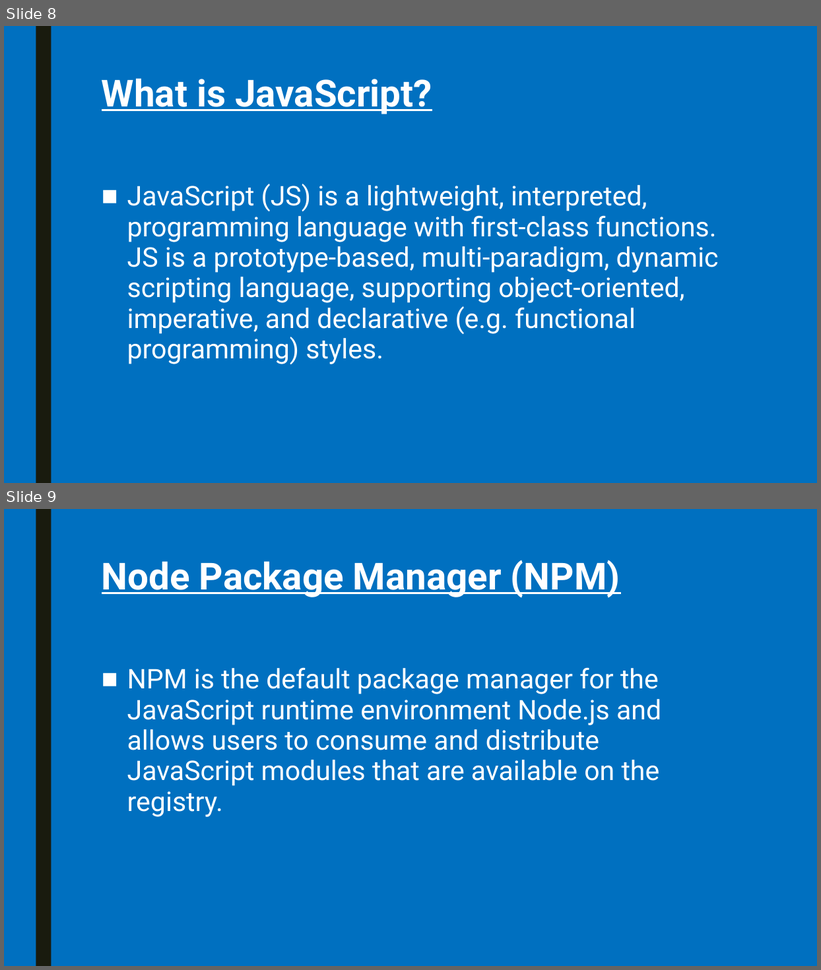
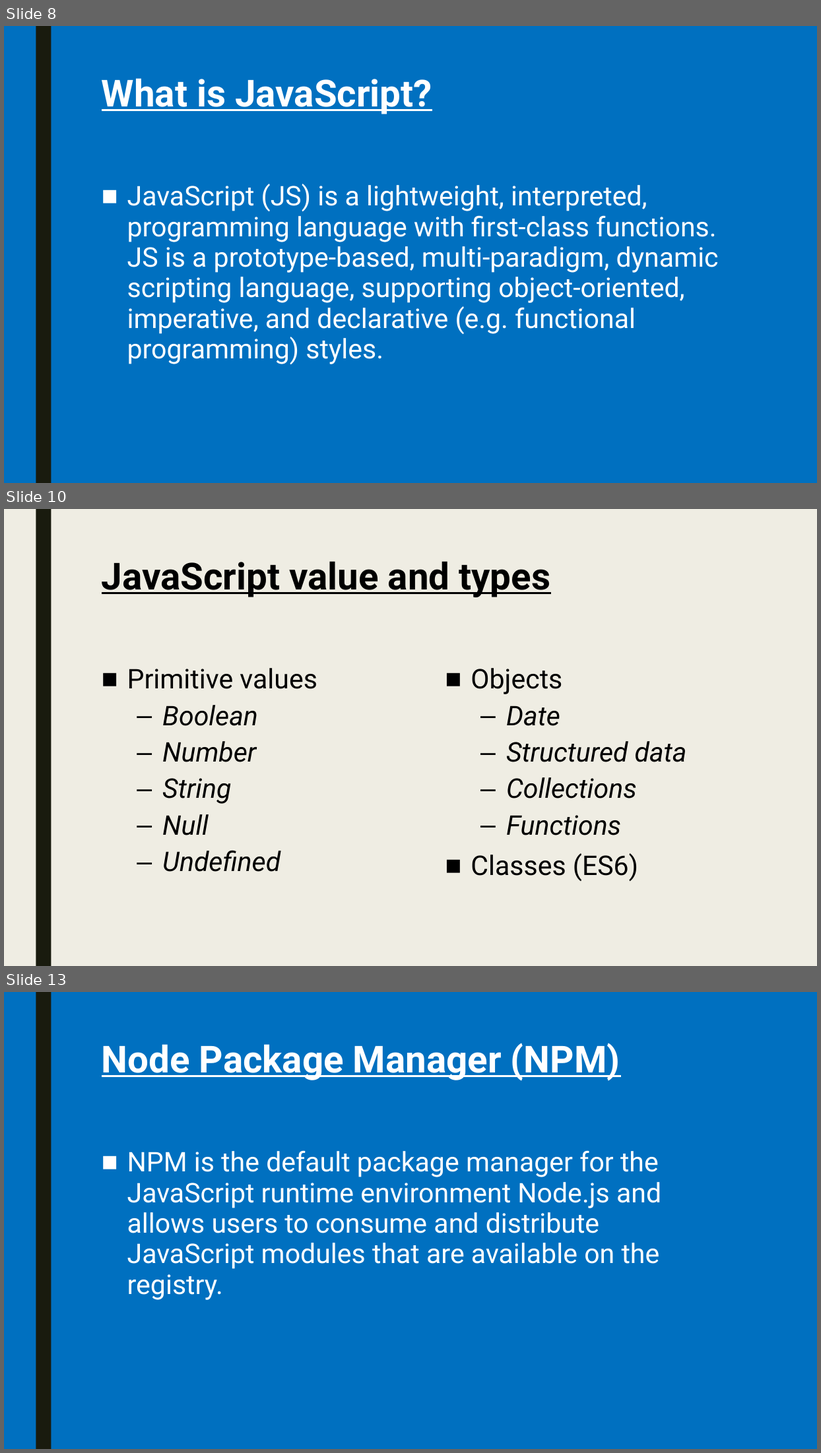
Before and after one commit to pkyurkchiev/mean-stack, a slide deck: slides/NodeJS.pptx. Shown one above the other, each under a label of ours: slides 8 and 9 before the commit, slides 8, 10 and 13 after it; the slides between them are not shown. The pictures are 821x970 and 821x1453 pixels, drawn with LibreOffice and Linux fonts; fonts in the diff are those of the drawing. Boxes give left, top, right and bottom in pixels: in the first picture for what was removed or moved away, otherwise in the second. Text is boxed around its words. In the diff, an @@ line names an element or a change of style, - is before the commit and + after.

```diff
--- a/slides/NodeJS.pptx
+++ b/slides/NodeJS.pptx
@@ slide 10 added at box(4, 509, 817, 966), background #EFEDE3; not listed: 1 template element that a slide beside it also shows @@
@@ title added at box(102, 561, 551, 597), 44 pt, text #000000, bold, underline @@
+JavaScript value and types
@@ text added at box(127, 668, 318, 872), 32 pt, text #000000, italic @@
+■ Primitive values
+  – Boolean
+  – Number
+  – String
+  – Null
+  – Undefined
@@ text added at box(471, 668, 687, 882), 32 pt, text #000000, italic @@
+■ Objects
+  – Date
+  – Structured data
+  – Collections
+  – Functions
+■ Classes (ES6)
@@ what was slide 9 is now slide 13 @@
```
Also in this commit, not shown: 10 other slides added, 1 slide removed.
